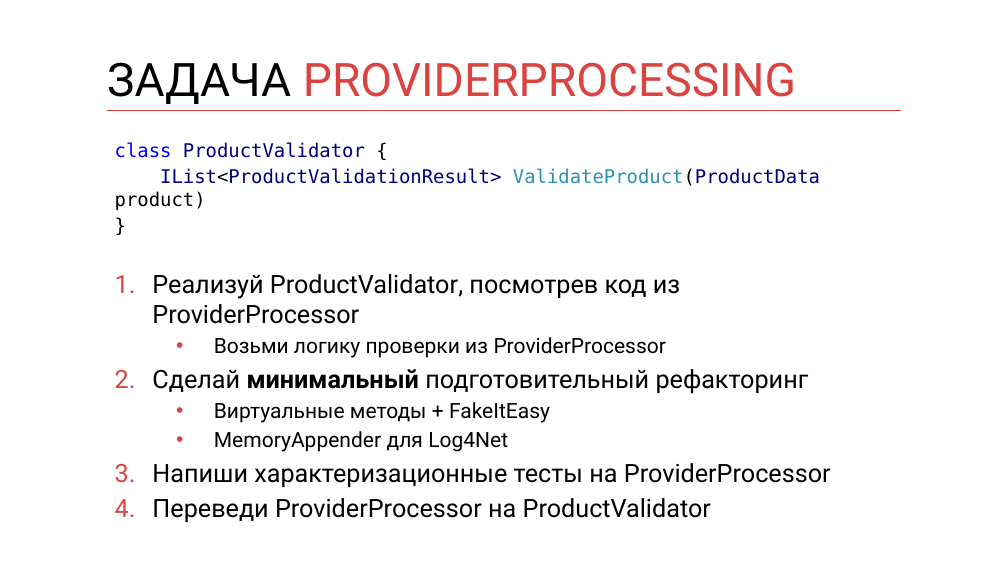
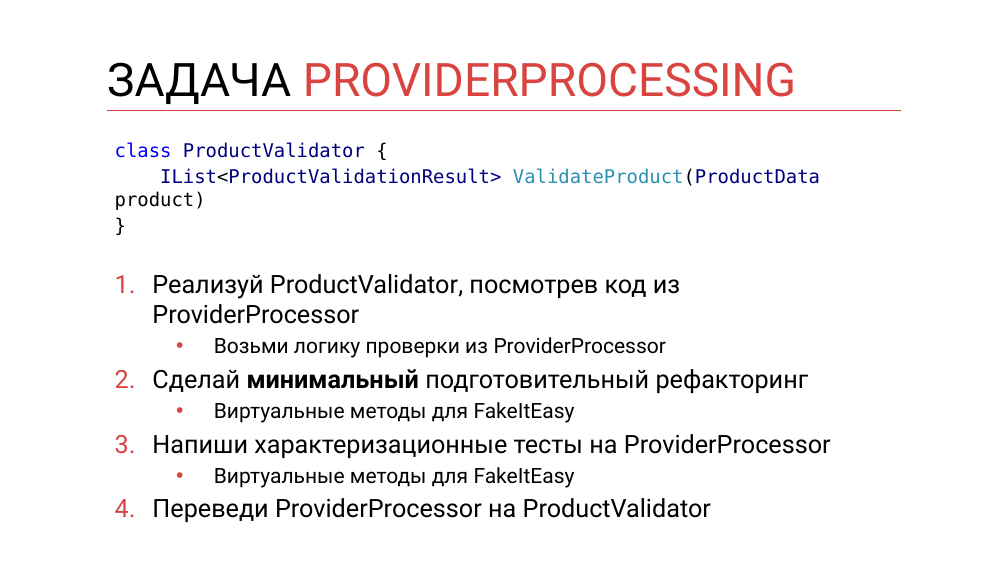
Before and after one commit to kontur-courses/legacy, a slide deck: slide 18 of legacy.pptx (slide 15 before the commit). Drawn at 1008x567 pixels with LibreOffice and Linux fonts; fonts in the diff are those of the drawing. Boxes give left, top, right and bottom in pixels: in the first picture for what was removed or moved away, otherwise in the second. Text is boxed around its words. In the diff, an @@ line names an element or a change of style, - is before the commit and + after.

Commit message:
+ slide

```diff
--- a/legacy.pptx
+++ b/legacy.pptx
@@ text at <box>214,402,575,423</box>: text changed @@
-  • Виртуальные методы + FakeItEasy
-  • MemoryAppender для Log4Net
+  • Виртуальные методы для FakeItEasy
@@ text at <box>214,467,575,488</box>: paragraph added @@
+  • Виртуальные методы для FakeItEasy
```
Also in this commit, not shown: 3 other slides changed, 3 slides added.
